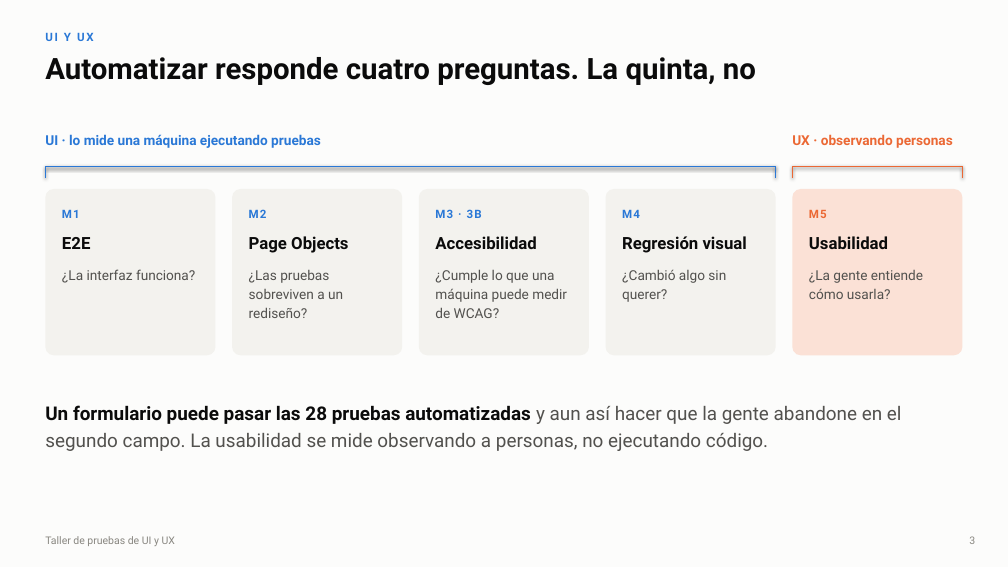
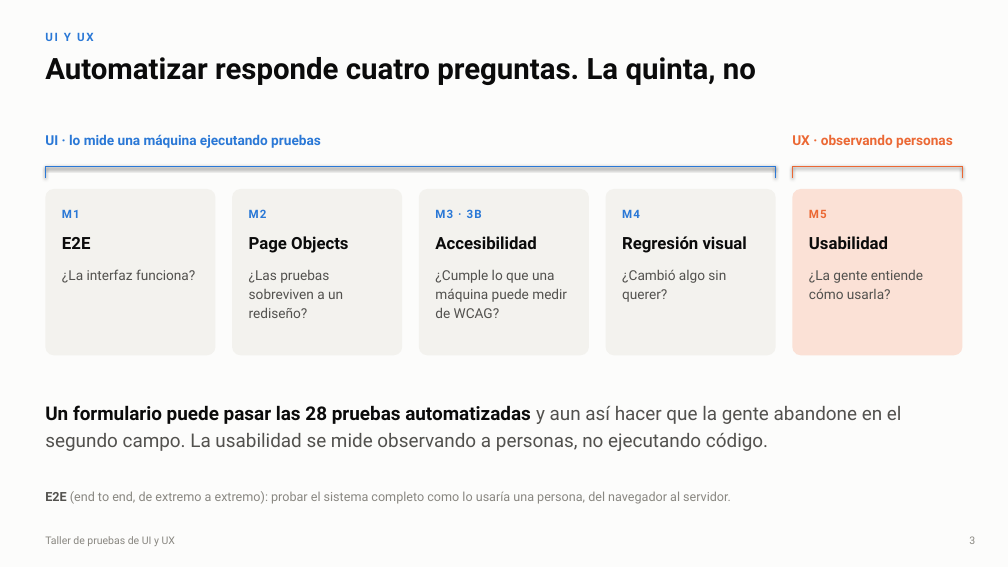
Before and after one commit to CesarAVegaF312/TYVS-Taller_Pruebas_de_UX, a slide deck: slide 3 of Pruebas de UI y UX.pptx. Drawn at 1008x567 pixels with LibreOffice and Linux fonts; fonts in the diff are those of the drawing. Boxes give left, top, right and bottom in pixels: in the first picture for what was removed or moved away, otherwise in the second. Text is boxed around its words. In the diff, an @@ line names an element or a change of style, - is before the commit and + after.

Commit message:
Presentacion: explica las herramientas y los terminos antes de usarlos
- Diapositiva nueva sobre Playwright antes del primer codigo: que es, que es
  page, como corre npm test (webServer) y la prueba 01 real del modulo 1, con
  un glosario de test, localizador y asercion.
- Diapositiva nueva sobre axe antes de hablar de sus limites, con la salida
  real de axe 4.13.0 sobre defectuosa.html, y una franja que explica WCAG,
  sus niveles y como se leen las etiquetas (wcag21aa).
- Definiciones en su propia diapositiva: E2E, role="status" y el lector de
  pantalla, --repeat-each y workers, defectuosa.html, las reglas de axe en
  espanol, la categoria best-practice, el placeholder sin la jerga accname,
  referencias, diff y CI, el mecanismo de los sabotajes (pruebas de mutacion)
  y los terminos de Selenium.
- construir.py acepta una ruta de salida, para regenerar aunque el .pptx
  este abierto en PowerPoint.

```diff
--- a/Pruebas de UI y UX.pptx
+++ b/Pruebas de UI y UX.pptx
@@ text added at <box>45,491,731,504</box>, 12 pt, text #898781 @@
+E2E (end to end, de extremo a extremo): probar el sistema completo como lo usaría una persona, del navegador al servidor.
```
Also in this commit, not shown: 18 other slides changed, 2 slides added, 1 other file.
